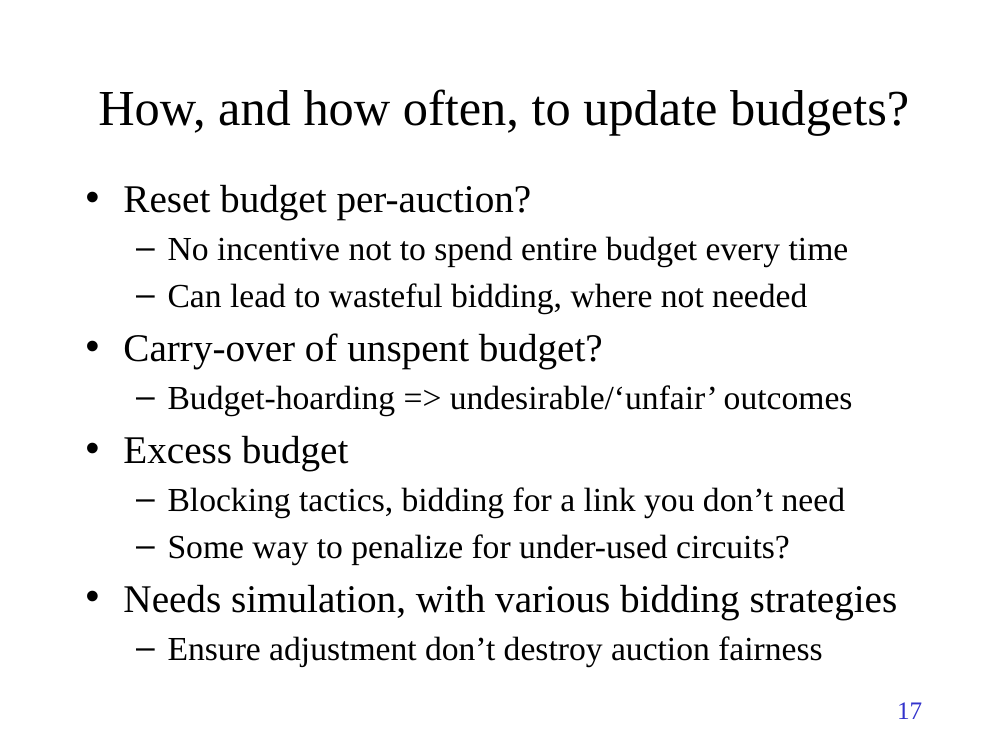
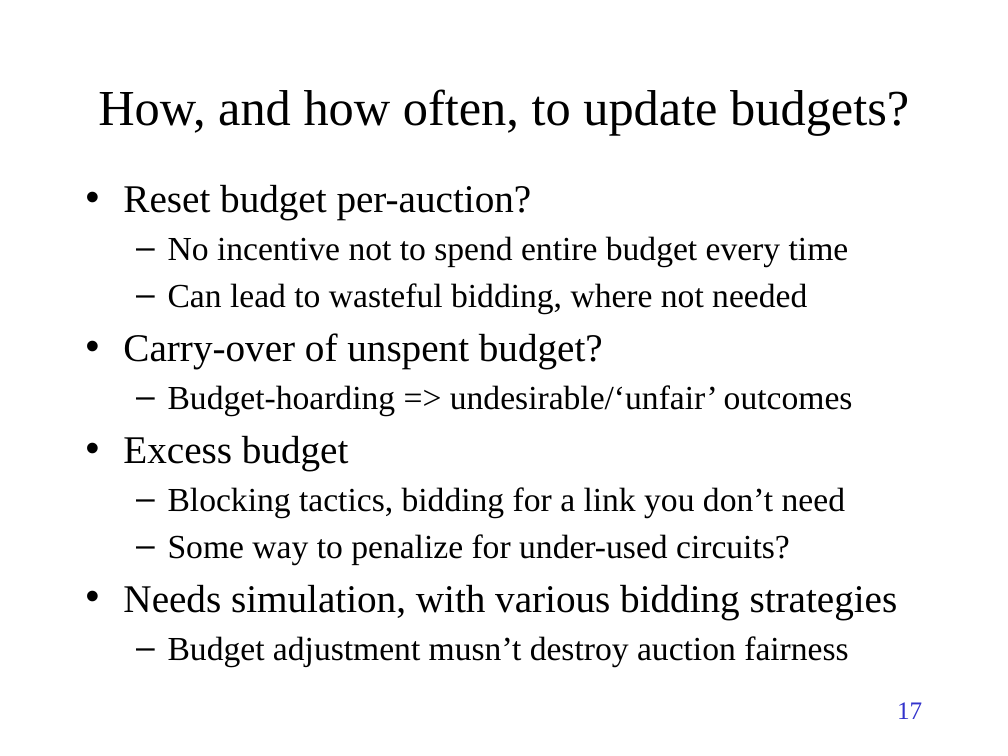
Before and after one commit to TonyWildish/P2P-Auction, a slide deck: slide 17 of Slides/PSP-2.pptx. Drawn at 1008x756 pixels with LibreOffice and Linux fonts; fonts in the diff are those of the drawing. Boxes give left, top, right and bottom in pixels: in the first picture for what was removed or moved away, otherwise in the second. Text is boxed around its words. In the diff, an @@ line names an element or a change of style, - is before the commit and + after.

```diff
--- a/Slides/PSP-2.pptx
+++ b/Slides/PSP-2.pptx
@@ text at (x1=168, y1=636, x2=848, y2=666): text changed @@
-  – Ensure adjustment don’t destroy auction fairness
+  – Budget adjustment musn’t destroy auction fairness
```
Also in this commit, not shown: 4 other slides changed, 1 other file.
